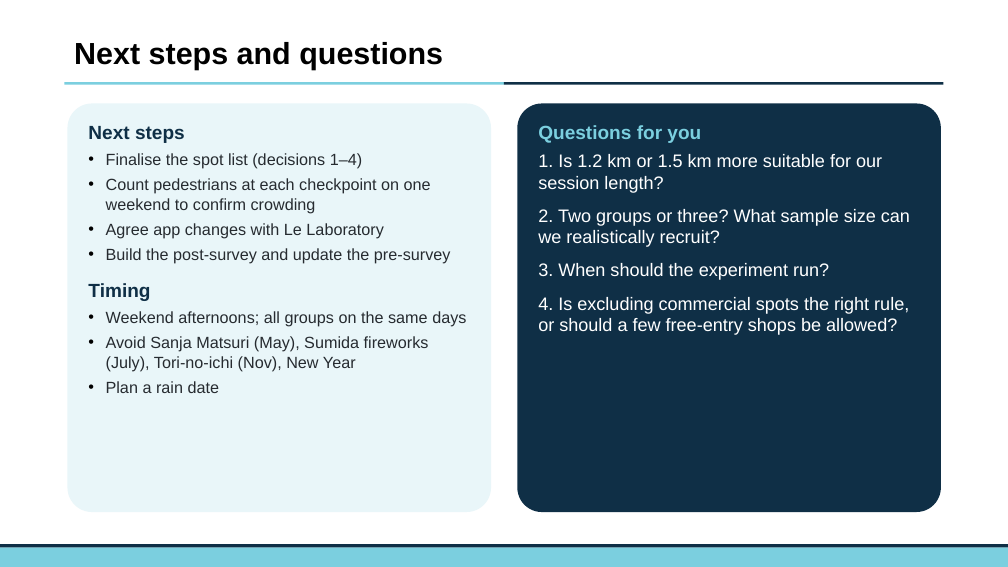
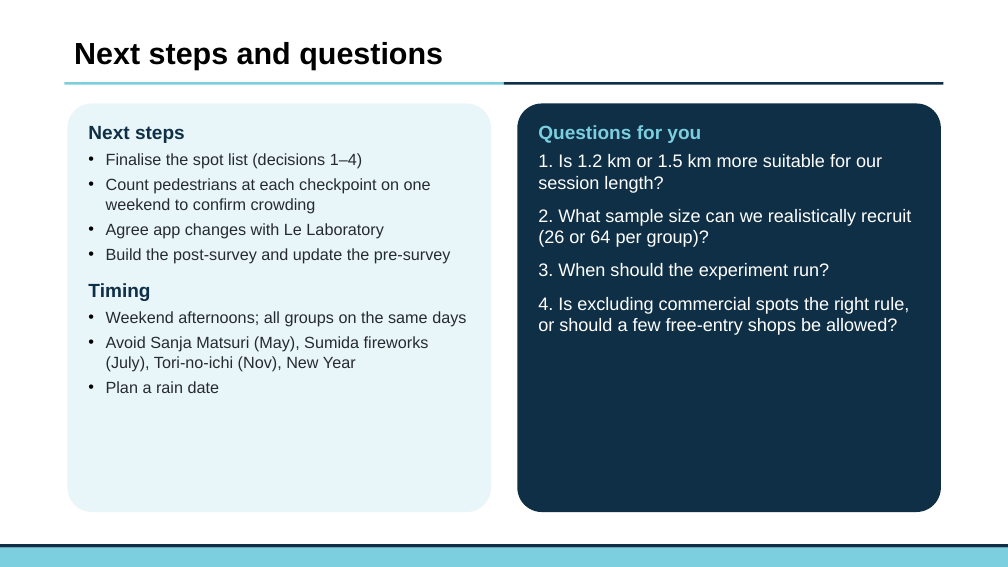
Before and after one commit to JakeChoi03/GitHub, a slide deck: slide 12 of reports/Asakusa_progress_report.pptx (slide 11 before the commit). Drawn at 1008x567 pixels with LibreOffice and Linux fonts; fonts in the diff are those of the drawing; background and template pictures are left out. Boxes give left, top, right and bottom in pixels: in the first picture for what was removed or moved away, otherwise in the second. Text is boxed around its words. In the diff, an @@ line names an element or a change of style, - is before the commit and + after.

```diff
--- a/reports/Asakusa_progress_report.pptx
+++ b/reports/Asakusa_progress_report.pptx
@@ text at <box>538,209,911,247</box>: text changed @@
-2. Two groups or three? What sample size can we realistically recruit?
+2. What sample size can we realistically recruit (26 or 64 per group)?
```
Also in this commit, not shown: 4 other slides changed, 1 slide added.
